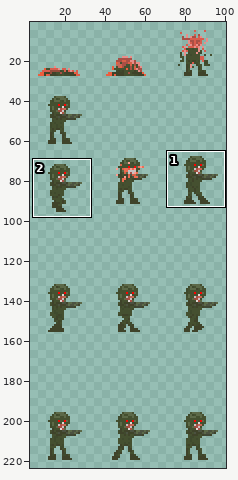
Sprite sheet: images/zombieskin-sheet0.png. The first picture is a wide view before the edit; the outline marks the close-up.
Close-up. First the earlier version:
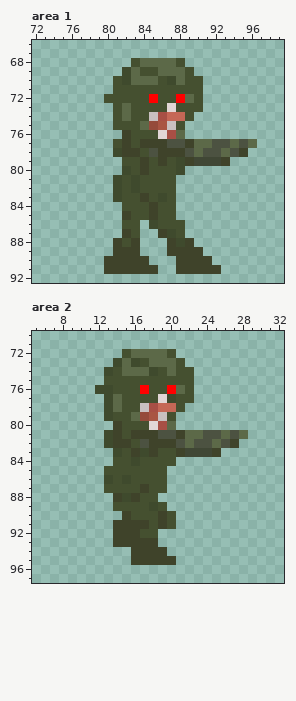
The file is 128x256 pixels. Colours within 5 levels of each other are drawn and written as one. Shown: area 1: x 72..99, y 66..92; area 2: x 5..32, y 70..97. The wide view leaves out empty margins.
The same view after the edit:
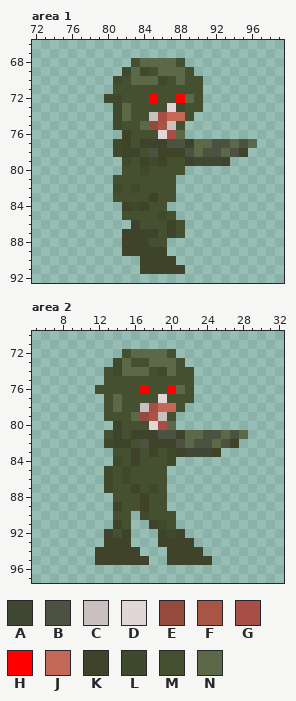
Palette (. is transparent): A #404735  B #4c5241  C #c9c0c0  D #e2d6d6  E #954b3b  F #a95543  G #a84f45  H #ff0000  J #c56756  K #3f432a  L #3f4a2d  M #455030  N #5c6948
From old to new:
Changed rows in their new state; - is an unchanged pixel.
Area 1:
first column x 80:
69 ----L--------
70 -LM---LM-----
72 LL-----------
73 -L------L----
74 -L-----------
75 -L-----------
77 -L-----------
79 --L--L--M----
80 --M-L---M----
81 -M-M---------
83 -M--MKM------
84 --KLKM-.-----
85 --M--ML------
86 --.KMM-K-----
87 ---KKKMK-----
88 -.K-KMM...---
89 -.--KKK....--
90 ....-KKK....-
91 ....--KK-....
Area 2:
first column x 12:
73 ----M--------
74 -ML---ML-----
76 MM-----------
77 -M------M----
78 -M-----------
79 -M-----------
81 -M-----------
83 --M--M--L----
84 --L-K---L----
85 -L-L---------
87 -L--KML------
88 --MMMK-M-----
89 --K--KM------
90 --MM.L-M-----
91 ---M..KL-----
92 -KM-...KLK---
93 -K--...KKKK--
94 KKKK-...KKKK-
95 KKKK--..-KKKK
Where, in picture pixels (left, top, right, bottom), the same in both close-ups:
changed: (104, 67, 221, 274)
changed: (95, 358, 212, 565)
